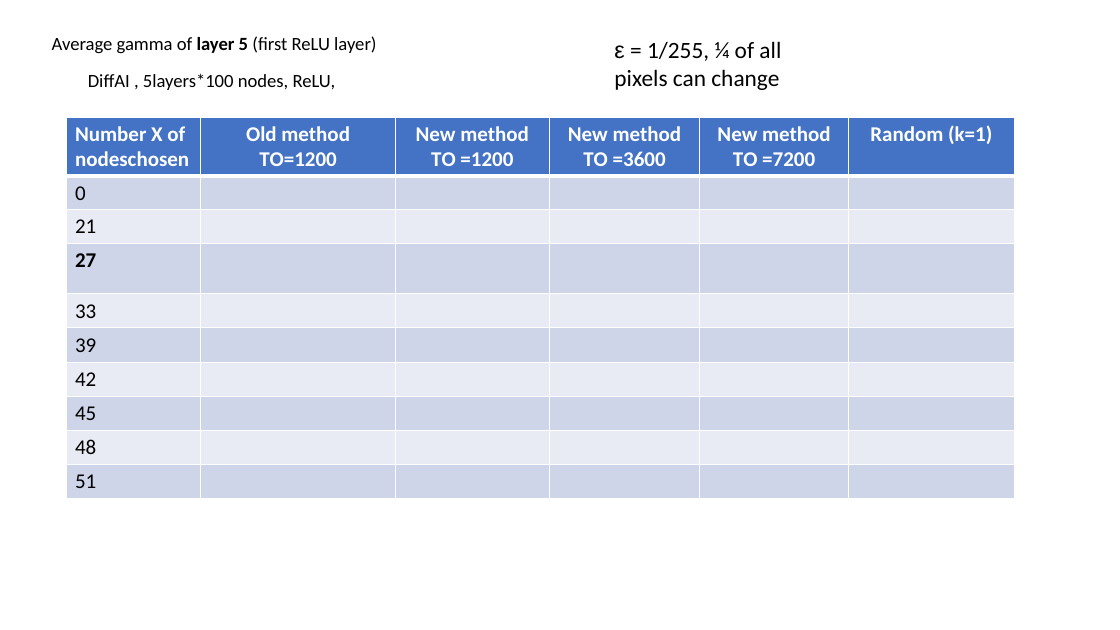
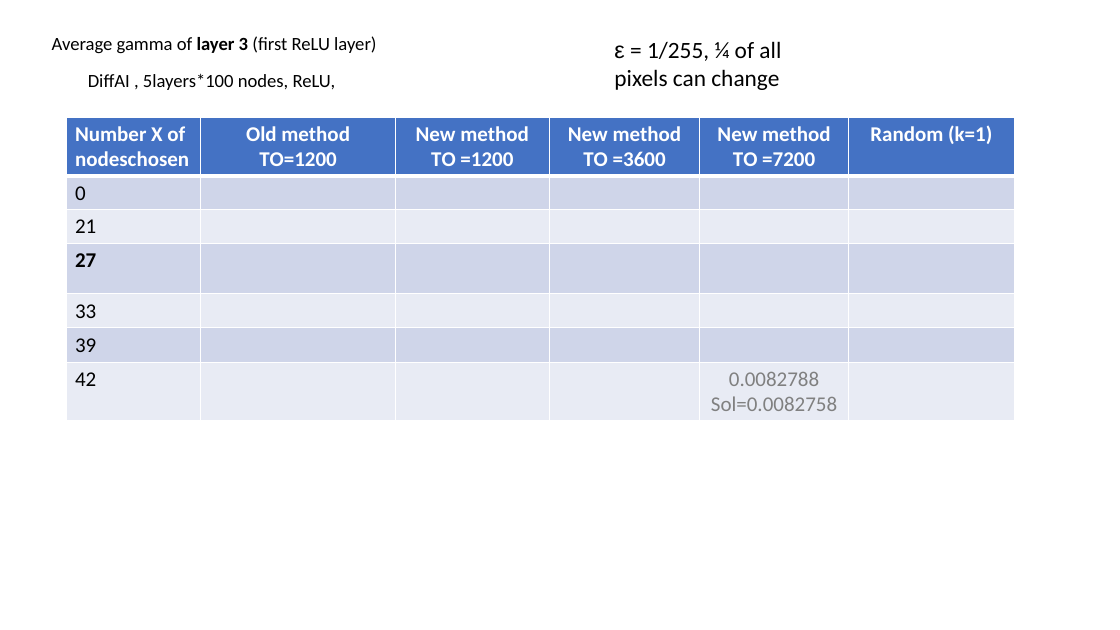
Before and after one commit to blaisegenest/vericompensate, a slide deck: slide 22 of lipschitz/Liptscitz.pptx. Drawn at 1120x630 pixels with LibreOffice and Linux fonts; fonts in the diff are those of the drawing. Boxes give left, top, right and bottom in pixels: in the first picture for what was removed or moved away, otherwise in the second. Text is boxed around its words. In the diff, an @@ line names an element or a change of style, - is before the commit and + after.

Commit message:
update table

```diff
--- a/lipschitz/Liptscitz.pptx
+++ b/lipschitz/Liptscitz.pptx
@@ text at [52, 36, 376, 54]: text changed @@
-Average gamma of layer 5 (first ReLU layer)
+Average gamma of layer 3 (first ReLU layer)
@@ table at [66, 117, 1015, 420] @@
-row 7: 42 |  |  |  |  | 
-row 8: 45 |  |  |  |  | 
-row 9: 48 |  |  |  |  | 
-row 10: 51 |  |  |  |  | 
+row 7: 42 |  |  |  | 0.0082788 / Sol=0.0082758 | 
```
Also in this commit, not shown: 1 other slide changed.
